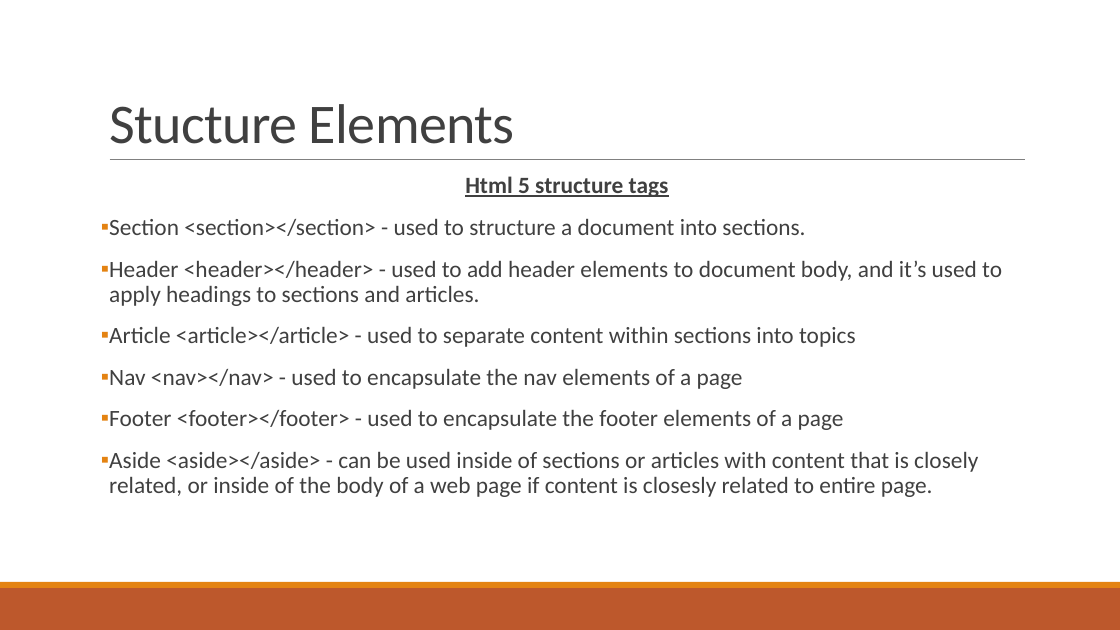
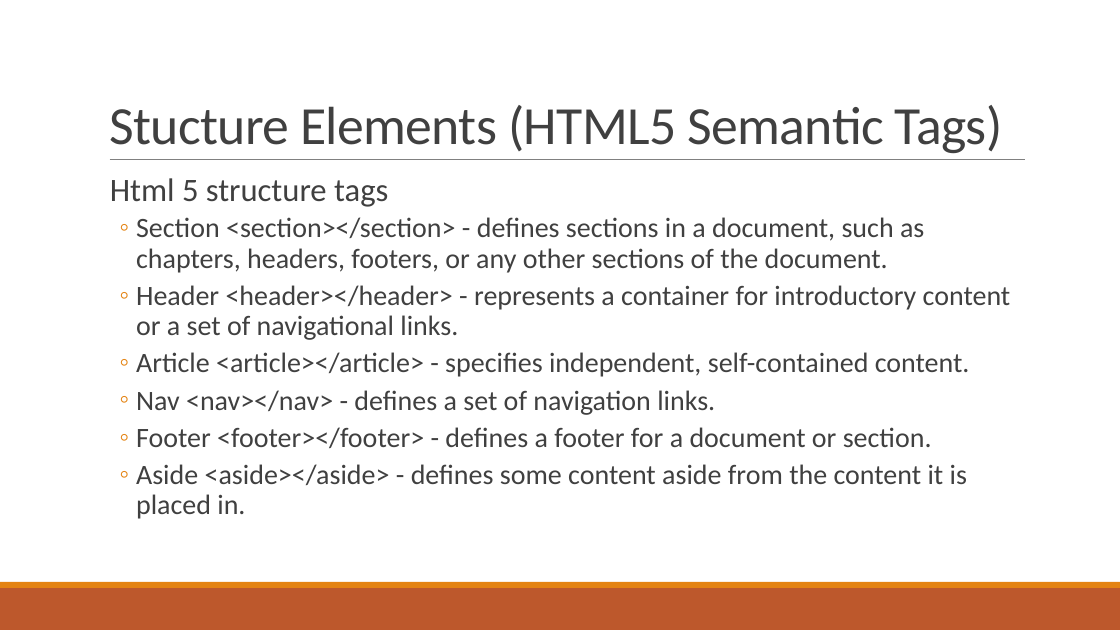
Before and after one commit to Code-Flo/Introduction_To_Web_Development, a slide deck: slide 4 of Class 1/Introduction to Web Development_Lesson1.pptx (slide 3 before the commit). Drawn at 1120x630 pixels with LibreOffice and Linux fonts; fonts in the diff are those of the drawing. Boxes give left, top, right and bottom in pixels: in the first picture for what was removed or moved away, otherwise in the second. Text is boxed around its words. In the diff, an @@ line names an element or a change of style, - is before the commit and + after.

```diff
--- a/Class 1/Introduction to Web Development_Lesson1.pptx
+++ b/Class 1/Introduction to Web Development_Lesson1.pptx
@@ title at (109,105,1003,153): text changed; size 48 to 46 pt @@
-Stucture Elements
+Stucture Elements (HTML5 Semantic Tags)
@@ text at (110,178,388,207): size 20 to 28 pt, bold off, underline off in "Html 5 structure tags"; alignment centre to left @@
@@ text at (136,217,1011,519): text changed; size 20 to 24 pt @@
-▪ Section <section></section> - used to structure a document into sections.
-▪ Header <header></header> - used to add header elements to document body, and it’s used to apply headings to sections and articles.
-▪ Article <article></article> - used to separate content within sections into topics
-▪ Nav <nav></nav> - used to encapsulate the nav elements of a page
-▪ Footer <footer></footer> - used to encapsulate the footer elements of a page
-▪ Aside <aside></aside> - can be used inside of sections or articles with content that is closely related, or inside of the body of a web page if content is closesly related to entire page.
+  ◦ Section <section></section> - defines sections in a document, such as chapters, headers, footers, or any other sections of the document.
+  ◦ Header <header></header> - represents a container for introductory content or a set of navigational links.
+  ◦ Article <article></article> - specifies independent, self-contained content.
+  ◦ Nav <nav></nav> - defines a set of navigation links.
+  ◦ Footer <footer></footer> - defines a footer for a document or section.
+  ◦ Aside <aside></aside> - defines some content aside from the content it is placed in.
```
Also in this commit, not shown: 1 other slide changed, 3 slides added, 9 other files.
